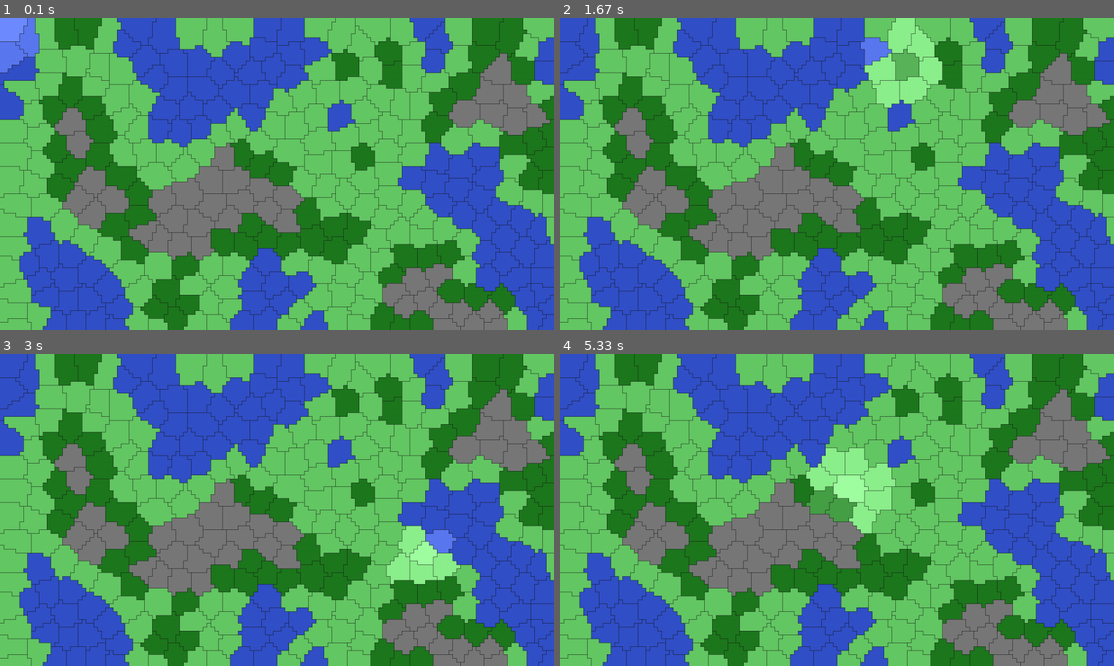
Above: before the commit, frames 1-4 (two rows, left to right).
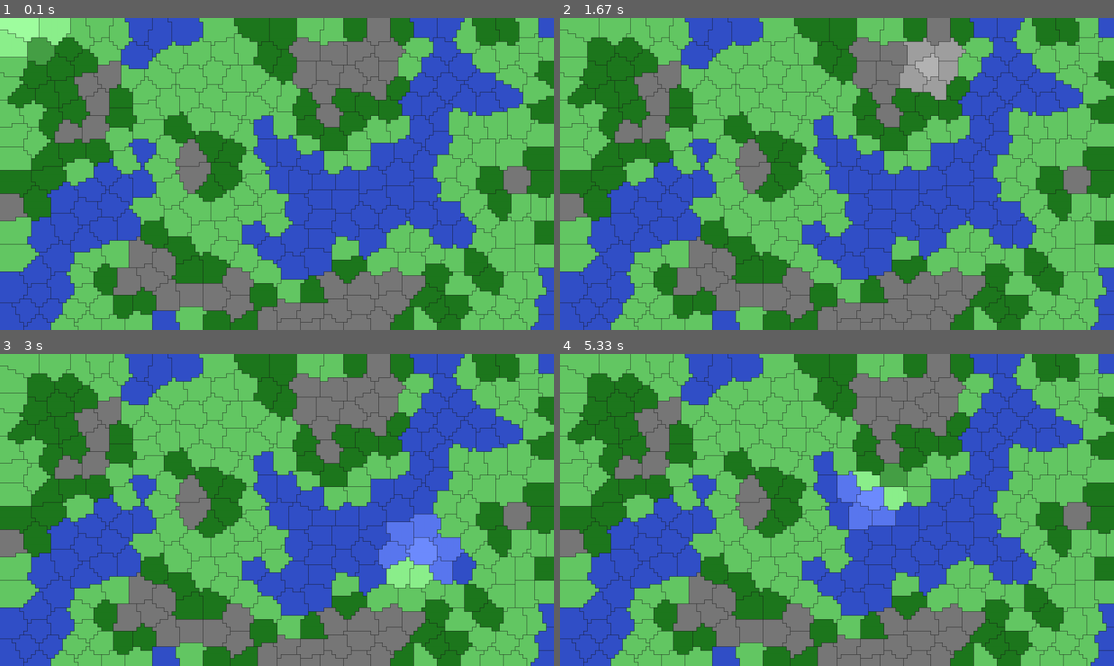
Above: after the commit, the same moments.

Repository: capdevillex/proj_info
Game: pygame game, started from test_grille_filling.py
Two runs of this game, one before a commit and one after it. Both use one fixed random seed, a clock stepped at 60 frames per second and the inputs below.
Inputs (mouse positions are in pixels of both pictures, inside the frame that each line leads up to):
- Up to frame 1 (0.1 s): no input
- Up to frame 2 (1.67 s): move the mouse to (814, 186) at 0.37 s; move the mouse to (704, 177) at 0.87 s; move the mouse to (920, 64) at 1.37 s
- Up to frame 3 (3 s): move the mouse to (288, 403) at 1.87 s; move the mouse to (282, 544) at 2.43 s; move the mouse to (421, 559) at 2.93 s
- Up to frame 4 (5.33 s): move the mouse to (981, 481) at 3.43 s; move the mouse to (1041, 485) at 3.93 s; move the mouse to (1030, 569) at 4.6 s; move the mouse to (864, 497) at 5.1 s

The runs differ from the first frame. In frame 1, 78% of the frame differs, in the area x 0-100%, y 0-100%; in frame 2, 78%; in frame 3, 78%; in frame 4, 78%.

Commit message:
Add seed parameter to Map class for deterministic map generation and implement serialize method.

Diff:
--- a/world/map.py
+++ b/world/map.py
@@ -61,10 +61,12 @@
 
 
 class Map:
-    def __init__(self, width, height, avg_pts_per_tile=35, log=False):
+    def __init__(self, width, height, avg_pts_per_tile=35, seed=0, log=False):
         self.width = width
         self.height = height
         self.n_points = width * height / avg_pts_per_tile
+        self.seed = seed
+        random.seed(self.seed)
         self.log = log
 
         self.grid: List[List[Optional[int]]] = [[None] * width for _ in range(height)]
@@ -75,8 +77,21 @@
 
         self._generate()
 
+    def serialize(self):
+        """
+        Sérialise la carte, la génération est purement déterministe en se basant sur la seed, on peut
+        donc se contenter de stocker les paramètres de génération pour recréer la même carte à l'identique.
+        """
+        return {
+            "width": self.width,
+            "height": self.height,
+            "avg_pts_per_tile": self._assign_cells,
+            "seed": self.seed,
+        }
+
     # PIPELINE GLOBAL
     def _generate(self):
+        """Pipeline de génération de la carte"""
         self._log("[1] Génération des points d'attraction (Poisson)")
         self.capitals = self._poisson_disk_sampling(self.n_points)
 
@@ -99,6 +114,7 @@
         self._build_neighbors()
 
     def _log(self, msg):
+        """Affiche un message de log si l'option est activée"""
         if self.log:
             print(msg)
 
